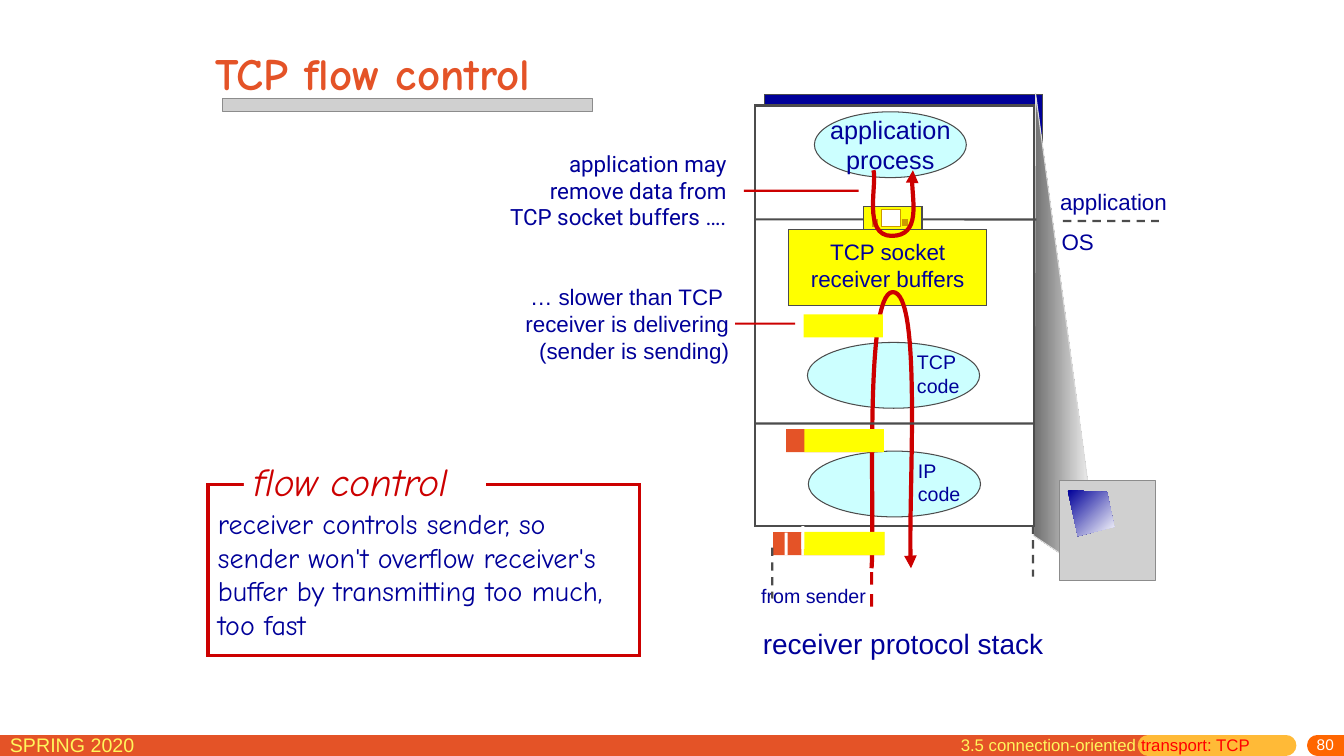
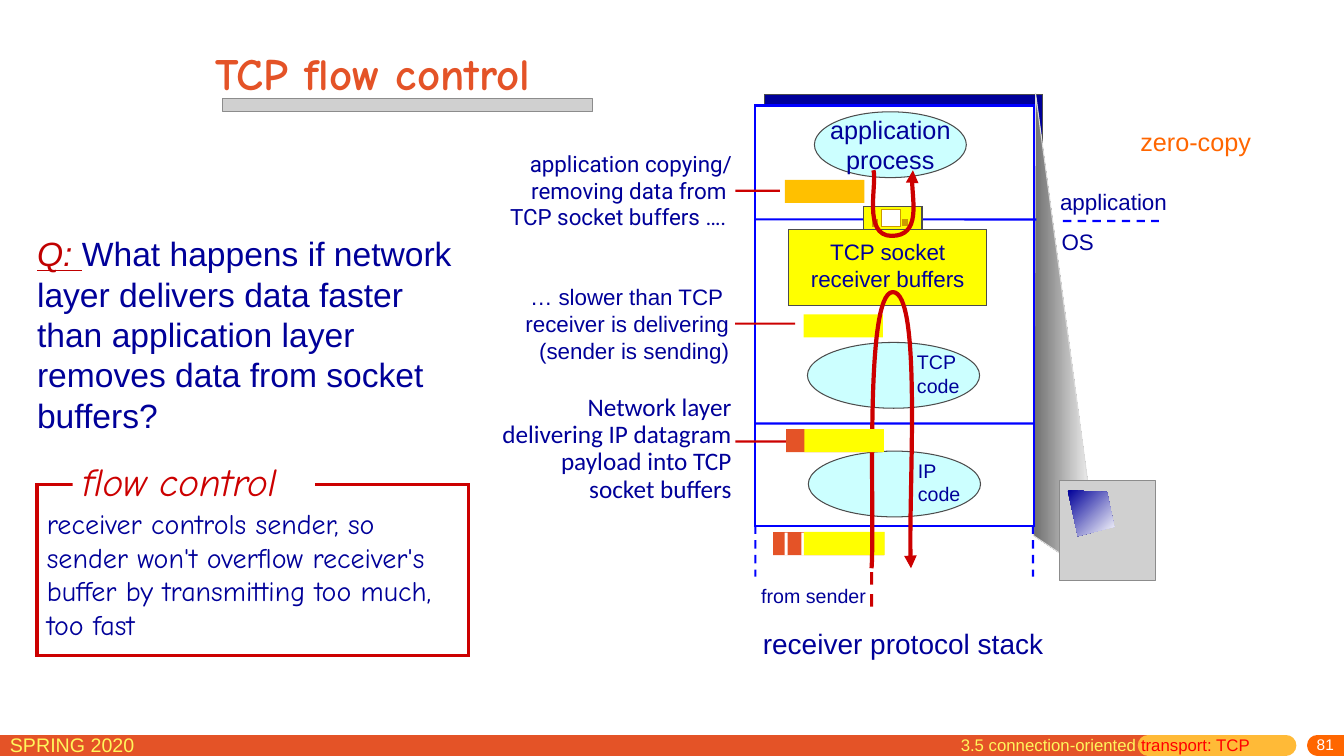
Before and after one commit to network-distributed/presentations, a slide deck: slide 81 of chapter3.pptx (slide 80 before the commit). Drawn at 1344x756 pixels with LibreOffice and Linux fonts; fonts in the diff are those of the drawing; grey boxes stand for pictures. Boxes give left, top, right and bottom in pixels: in the first picture for what was removed or moved away, otherwise in the second. Text is boxed around its words. In the diff, an @@ line names an element or a change of style, - is before the commit and + after.

Commit message:
translating the first part of chapter III into Chinese

```diff
--- a/chapter3.pptx
+++ b/chapter3.pptx
@@ rectangle at (755,106,1034,526): outline #4C4C4C 1.5 pt to #0000FF 1.5 pt @@
@@ text added at (1140,137,1251,157), 18 pt, text #FF6600 @@
+zero-copy
@@ text at (530,155,732,204): text changed @@
-application may
-remove data from
+application copying/
+removing data from
@@ rectangle added at (785,179,865,203), fill #FFC000 @@
@@ line moved from (744, 191) - (859, 191) to (736, 191) - (780, 191) @@
@@ line (756, 220) - (1036, 220): stroke #4C4C4C 1.5 pt to #0000FF 1.5 pt @@
@@ line (1064, 221) - (1159, 221): stroke #4C4C4C 1.5 pt dashed to #0000FF 1.5 pt dashed @@
@@ text added at (37,241,452,429), 24 pt, text #000099 @@
+Q: What happens if network layer delivers data faster than application layer removes data from socket buffers?
@@ text added at (502,398,732,499), 18 pt, text #000099 @@
+Network layer delivering IP datagram payload into TCP socket buffers
@@ line added from (736, 442) to (796, 442), #CC0000 1.5 pt @@
@@ line (754, 423) - (1035, 423): stroke #4C4C4C 1.5 pt to #0000FF 1.5 pt @@
@@ 2 texts, 2 rectangles, 1 line: place and size @@
-2 texts, 2 rectangles, 1 line at (208,469,804,656)
+2 texts, 2 rectangles, 1 line at (37,469,632,656)
@@ line moved from (772, 547) - (772, 599) to (755, 525) - (755, 577) @@
@@ line (755, 525) - (755, 577): stroke #4C4C4C 1.5 pt dashed to #0000FF 1.5 pt dashed @@
@@ line (1033, 525) - (1033, 577): stroke #4C4C4C 1.5 pt dashed to #0000FF 1.5 pt dashed @@
@@ page number at (1317,739,1334,750): text changed @@
-80
+81
```
Also in this commit, not shown: 58 other slides changed, 9 slides added, 2 other files.
